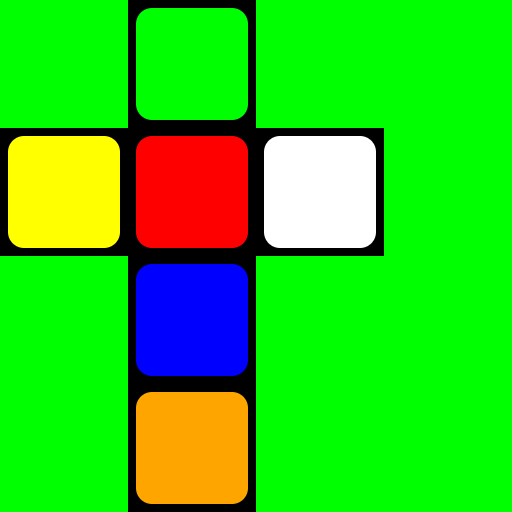
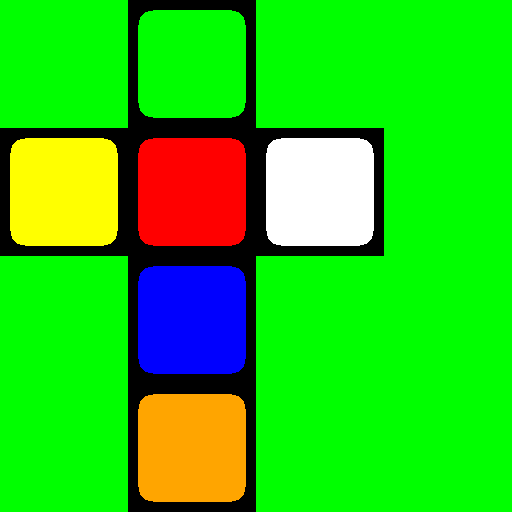
Revision of a layered 512 x 512 image; what changed, layer by layer:
removed layer "Layer copy" over [136, 136, 248, 248]
removed layer "Layer copy #3" over [136, 264, 248, 376]
removed layer "Layer copy #4" over [136, 392, 248, 504]
renamed "Layer copy #2" to "Mask Layer", painted on it over [8, 8, 376, 504]
removed layer "Layer copy #1" over [136, 8, 248, 120]
removed layer "Layer" over [8, 136, 120, 248]
removed layer "Layer #6" over [136, 8, 248, 120]
removed layer "Layer #5" over [8, 136, 120, 248]
removed layer "Layer #4" over [136, 392, 248, 504]
removed layer "Layer #3" over [136, 264, 248, 376]
renamed "Layer #2" to "Color Layer", painted on it over [8, 8, 376, 504]
removed layer "Layer #1" over [136, 136, 248, 248]
